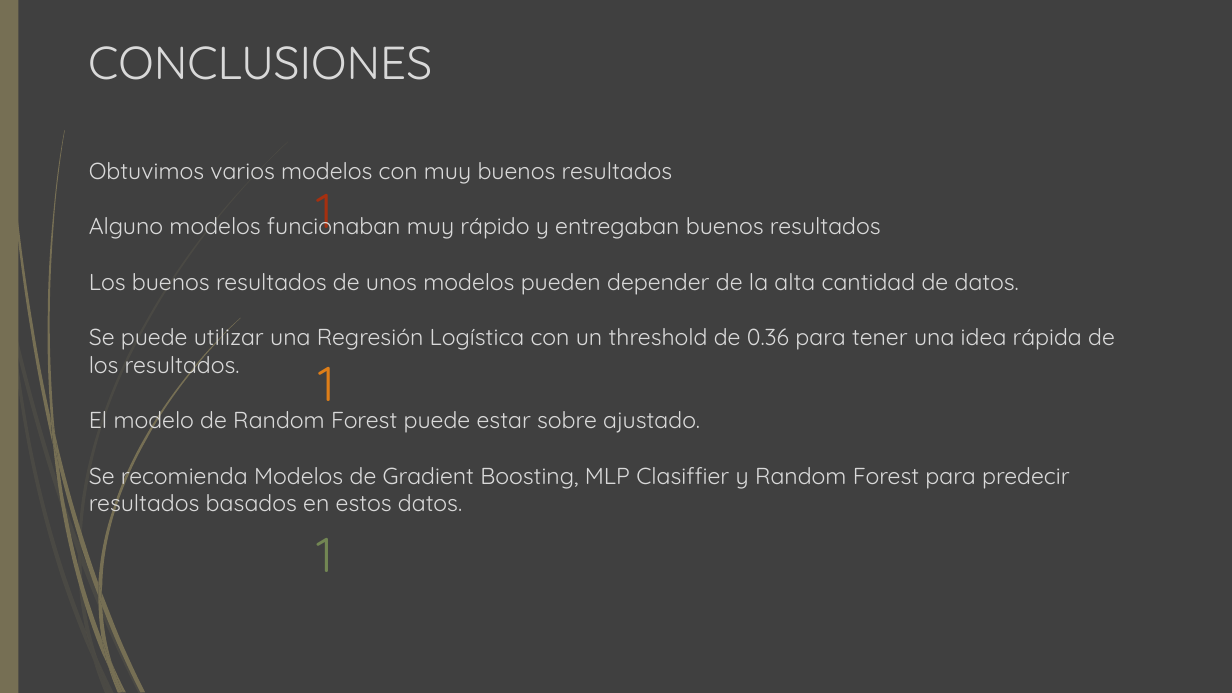
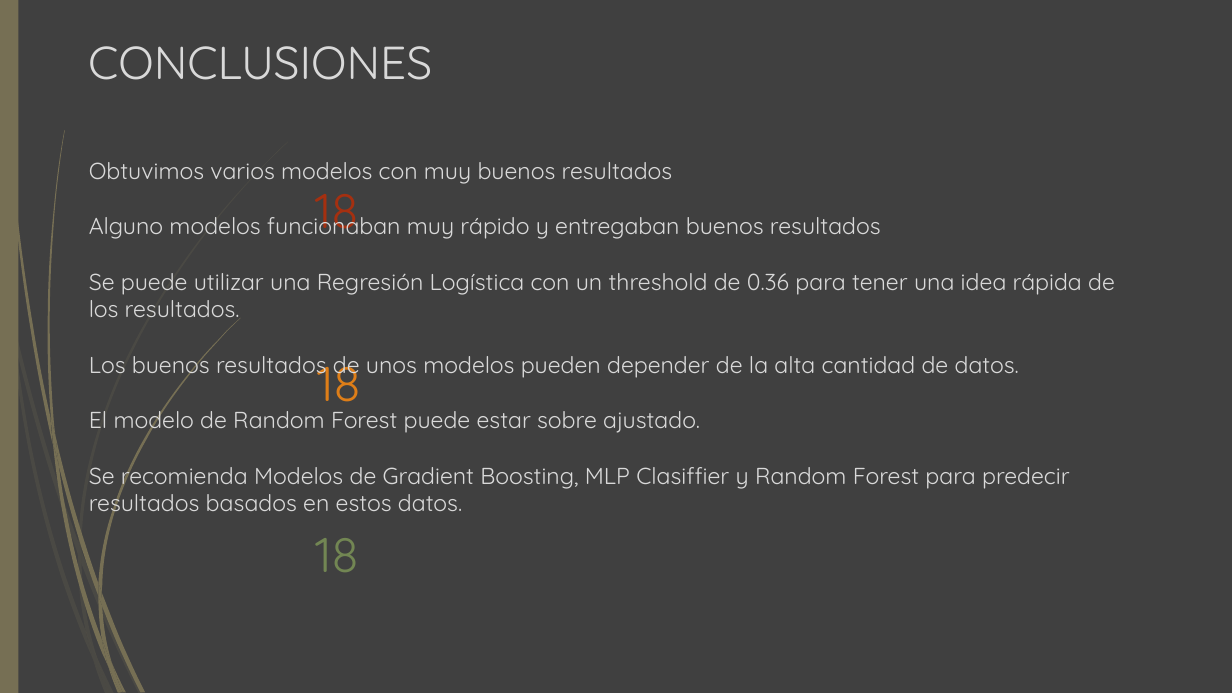
Before and after one commit to Arteaga0415/Credit-Card-Fraud-Detection, a slide deck: slide 18 of Presentacion_Machine_Learning.pptx. Drawn at 1232x693 pixels with LibreOffice and Linux fonts; fonts in the diff are those of the drawing. Boxes give left, top, right and bottom in pixels: in the first picture for what was removed or moved away, otherwise in the second. Text is boxed around its words. In the diff, an @@ line names an element or a change of style, - is before the commit and + after.

Commit message:
Se modifico la presentacion

```diff
--- a/Presentacion_Machine_Learning.pptx
+++ b/Presentacion_Machine_Learning.pptx
@@ text "18": place and size @@
-text "18" at [289,175,359,244]
+text "18" at [289,175,384,244]
@@ text at [315,178,359,234]: text changed @@
-1
+18
@@ text at [89,273,1115,434]: text changed @@
-Los buenos resultados de unos modelos pueden depender de la alta cantidad de datos.
-Se puede utilizar una Regresión Logística con un threshold de 0.36 para tener una idea rápida de los resultados.
-El modelo de Random Forest puede estar sobre ajustado.
+Se puede utilizar una Regresión Logística con un threshold de 0.36 para tener una idea rápida de los resultados.
+Los buenos resultados de unos modelos pueden depender de la alta cantidad de datos.
+El modelo de Random Forest puede estar sobre ajustado.
@@ text "18": place and size @@
-text "18" at [292,348,361,417]
+text "18" at [292,348,386,417]
@@ text at [317,356,361,414]: text changed @@
-1
+18
@@ text "18": place and size @@
-text "18" at [290,518,360,588]
+text "18" at [290,518,384,588]
@@ text at [315,538,359,572]: text changed @@
-1
+18
```
